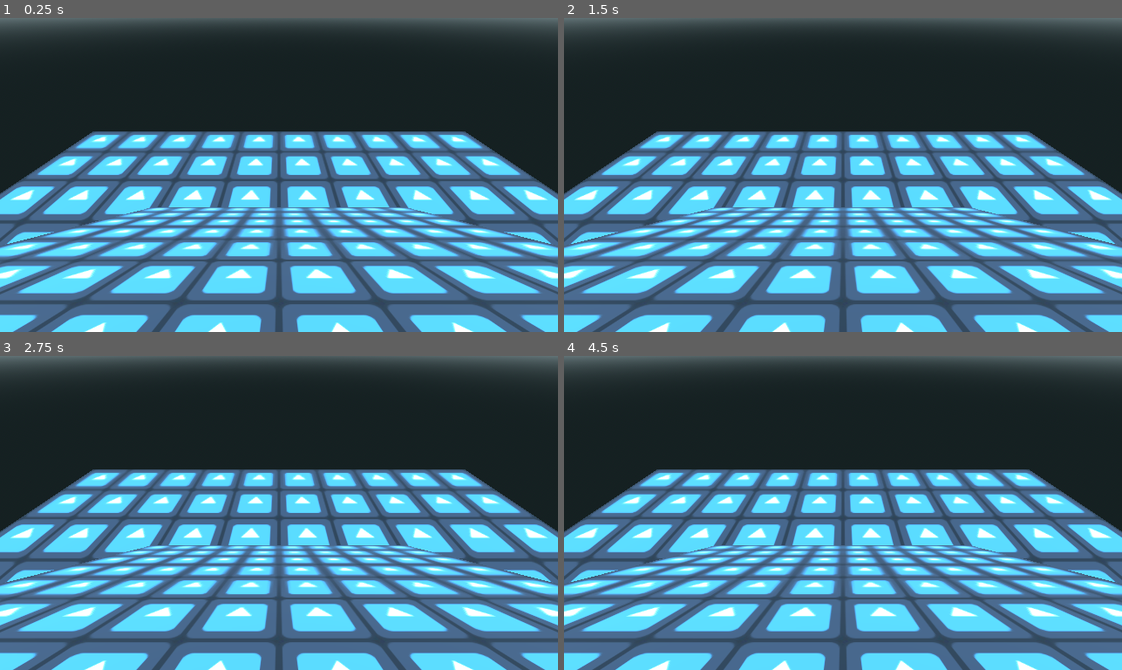
Above: before the commit, frames 1-4 (two rows, left to right).
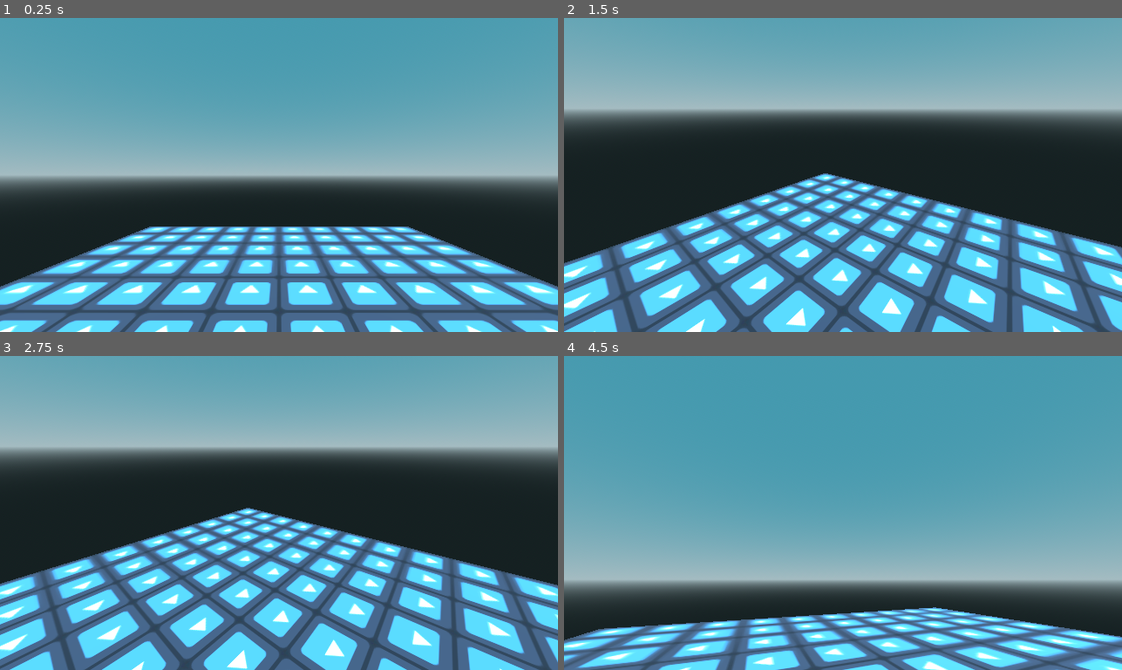
Above: after the commit, the same moments.

Repository: officialErnests/de-ai-ed
Game: Godot game, scene res://scenes/main.tscn
The game is run twice, just before and just after one commit, with the same random seed, the same clock (stepped at 60 frames per second) and the same inputs. The engine's default icon, where the game draws it, is replaced by a stand-in: a white triangle on a blue panel in a dark square.
Inputs (mouse positions are in pixels of both pictures, inside the frame that each line leads up to):
- Up to frame 1 (0.25 s): no input
- Up to frame 2 (1.5 s): tap Enter at 0.5 s; move the mouse to (965, 159) at 0.52 s; press the mouse at (965, 159) at 0.53 s; hold D (movement_right, bound only after the commit) 0.53-1.28 s; right-click (965, 159) at 0.8 s; move the mouse to (731, 190) at 1.27 s; release the mouse at (731, 190) at 1.28 s; hold S (movement_backward, bound only after the commit) from 1.28 s (still down); right-click (731, 190) at 1.35 s
- Up to frame 3 (2.75 s): click (167, 528) at 1.55 s; move the mouse to (334, 443) at 2.02 s; release S (movement_backward, bound only after the commit) at 2.03 s; press the mouse at (334, 443) at 2.03 s; hold D (movement_right, bound only after the commit) from 2.03 s (still down); right-click (334, 443) at 2.3 s
- Up to frame 4 (4.5 s): move the mouse to (815, 575) at 2.77 s; release D (movement_right, bound only after the commit) at 2.78 s; release the mouse at (815, 575) at 2.78 s; hold W (movement_forward, bound only after the commit) 2.78-3.53 s; right-click (815, 575) at 2.85 s; click (815, 575) at 3.05 s; move the mouse to (1010, 560) at 3.52 s; press the mouse at (1010, 560) at 3.53 s; hold A (movement_left, bound only after the commit) from 3.53 s (still down); right-click (1010, 560) at 3.8 s; move the mouse to (675, 465) at 4.27 s; release the mouse at (675, 465) at 4.28 s; right-click (675, 465) at 4.35 s

The runs differ from the first frame. In frame 1, 91% of the frame differs, in the area x 0-100%, y 0-100%; in frame 2, 83%; in frame 3, 82%; in frame 4, 95%.

Commit message:
Cam movement

Diff:
--- a/project.godot
+++ b/project.godot
@@ -25,6 +25,39 @@
 
 enabled=PackedStringArray("res://addons/godot_super-wakatime/plugin.cfg")
 
+[input]
+
+l_click={
+"deadzone": 0.2,
+"events": [Object(InputEventMouseButton,"resource_local_to_scene":false,"resource_name":"","device":-1,"window_id":0,"alt_pressed":false,"shift_pressed":false,"ctrl_pressed":false,"meta_pressed":false,"button_mask":1,"position":Vector2(669, 27),"global_position":Vector2(678, 75),"factor":1.0,"button_index":1,"canceled":false,"pressed":true,"double_click":false,"script":null)
+]
+}
+r_click={
+"deadzone": 0.2,
+"events": [Object(InputEventMouseButton,"resource_local_to_scene":false,"resource_name":"","device":-1,"window_id":0,"alt_pressed":false,"shift_pressed":false,"ctrl_pressed":false,"meta_pressed":false,"button_mask":2,"position":Vector2(248, 20),"global_position":Vector2(257, 68),"factor":1.0,"button_index":2,"canceled":false,"pressed":true,"double_click":false,"script":null)
+]
+}
+movement_forward={
+"deadzone": 0.2,
+"events": [Object(InputEventKey,"resource_local_to_scene":false,"resource_name":"","device":-1,"window_id":0,"alt_pressed":false,"shift_pressed":false,"ctrl_pressed":false,"meta_pressed":false,"pressed":false,"keycode":0,"physical_keycode":87,"key_label":0,"unicode":119,"location":0,"echo":false,"script":null)
+]
+}
+movement_backward={
+"deadzone": 0.2,
+"events": [Object(InputEventKey,"resource_local_to_scene":false,"resource_name":"","device":-1,"window_id":0,"alt_pressed":false,"shift_pressed":false,"ctrl_pressed":false,"meta_pressed":false,"pressed":false,"keycode":0,"physical_keycode":83,"key_label":0,"unicode":115,"location":0,"echo":false,"script":null)
+]
+}
+movement_left={
+"deadzone": 0.2,
+"events": [Object(InputEventKey,"resource_local_to_scene":false,"resource_name":"","device":-1,"window_id":0,"alt_pressed":false,"shift_pressed":false,"ctrl_pressed":false,"meta_pressed":false,"pressed":false,"keycode":0,"physical_keycode":65,"key_label":0,"unicode":97,"location":0,"echo":false,"script":null)
+]
+}
+movement_right={
+"deadzone": 0.2,
+"events": [Object(InputEventKey,"resource_local_to_scene":false,"resource_name":"","device":-1,"window_id":0,"alt_pressed":false,"shift_pressed":false,"ctrl_pressed":false,"meta_pressed":false,"pressed":false,"keycode":0,"physical_keycode":68,"key_label":0,"unicode":100,"location":0,"echo":false,"script":null)
+]
+}
+
 [rendering]
 
 renderer/rendering_method="gl_compatibility"
--- a/scenes/main.tscn
+++ b/scenes/main.tscn
@@ -1,6 +1,7 @@
-[gd_scene load_steps=8 format=3 uid="uid://btjrdo0mrklry"]
+[gd_scene load_steps=10 format=3 uid="uid://btjrdo0mrklry"]
 
 [ext_resource type="Texture2D" uid="uid://cx0txlsseflw8" path="res://icon.svg" id="1_o5qli"]
+[ext_resource type="Script" uid="uid://ccb5pwd1qkktp" path="res://scripts/camera_movement.gd" id="2_0wfyh"]
 
 [sub_resource type="ProceduralSkyMaterial" id="ProceduralSkyMaterial_o5qli"]
 sky_top_color = Color(0.26750416, 0.6006932, 0.68498224, 1)
@@ -24,6 +25,14 @@
 
 [sub_resource type="WorldBoundaryShape3D" id="WorldBoundaryShape3D_jyhfs"]
 
+[sub_resource type="CylinderMesh" id="CylinderMesh_sugp2"]
+top_radius = 0.1
+bottom_radius = 0.2
+height = 0.5
+radial_segments = 4
+rings = 0
+cap_bottom = false
+
 [node name="main" type="Node3D"]
 
 [node name="WorldEnvironment" type="WorldEnvironment" parent="."]
@@ -42,23 +51,17 @@
 [node name="CollisionShape3D" type="CollisionShape3D" parent="floor/StaticBody3D"]
 shape = SubResource("WorldBoundaryShape3D_jyhfs")
 
-[node name="Floating_cam" type="Camera3D" parent="."]
-transform = Transform3D(1, 0, 0, 0, 0.77395076, 0.6332458, 0, -0.6332458, 0.77395076, 0, 2.5803497, 0)
+[node name="Camera_setup" type="Node3D" parent="."]
+transform = Transform3D(1, 0, 0, 0, 1, 0, 0, 0, 1, 0, 2, 0)
+script = ExtResource("2_0wfyh")
+
+[node name="NeckOrSmthing" type="Node3D" parent="Camera_setup"]
+
+[node name="Dron" type="MeshInstance3D" parent="Camera_setup/NeckOrSmthing"]
+transform = Transform3D(1, 0, 0, 0, -4.371139e-08, -1, 0, 1, -4.371139e-08, 0, 0, 3)
+mesh = SubResource("CylinderMesh_sugp2")
+skeleton = NodePath("../..")
+
+[node name="Floating_cam" type="Camera3D" parent="Camera_setup/NeckOrSmthing/Dron"]
+transform = Transform3D(1, 0, 0, 0, -4.371139e-08, 1, 0, -1, -4.371139e-08, 0, 0, 0)
 current = true
-
-[node name="CanvasLayer" type="CanvasLayer" parent="Floating_cam"]
-
-[node name="SubViewportContainer" type="SubViewportContainer" parent="Floating_cam/CanvasLayer"]
-offset_right = 512.0
-offset_bottom = 512.0
-
-[node name="SubViewport" type="SubViewport" parent="Floating_cam/CanvasLayer/SubViewportContainer"]
-transparent_bg = true
-handle_input_locally = false
-anisotropic_filtering_level = 0
-gui_disable_input = true
-size = Vector2i(640, 360)
-render_target_update_mode = 4
-
-[node name="Camera3D" type="Camera3D" parent="Floating_cam/CanvasLayer/SubViewportContainer/SubViewport"]
-transform = Transform3D(1, 0, 0, 0, 1, 0, 0, 0, 1, 0, 1.2703743, 3.0424364)
--- a/scripts/camera_movement.gd
+++ b/scripts/camera_movement.gd
@@ -3,9 +3,48 @@
 
 # Called when the node enters the scene tree for the first time.
 func _ready() -> void:
-	pass # Replace with function body.
+	Input.mouse_mode = Input.MOUSE_MODE_CAPTURED
 
+const MOUSE_SENSITIVITY = 1
 
-# Called every frame. 'delta' is the elapsed time since the previous frame.
-func _process(delta: float) -> void:
-	pass
+func _input(event):
+	if event.is_action_pressed("r_click"):
+		if Input.mouse_mode == Input.MOUSE_MODE_VISIBLE:
+			Input.mouse_mode = Input.MOUSE_MODE_CAPTURED
+		else:
+			Input.mouse_mode = Input.MOUSE_MODE_VISIBLE
+	if event.is_action_pressed("l_click"):
+		if Input.mouse_mode != Input.MOUSE_MODE_VISIBLE:
+			Input.mouse_mode = Input.MOUSE_MODE_VISIBLE
+	if event is InputEventMouseMotion and Input.get_mouse_mode() == Input.MOUSE_MODE_CAPTURED:
+		$NeckOrSmthing.rotate_x(deg_to_rad(event.relative.y * MOUSE_SENSITIVITY * -1))
+		rotate_y(deg_to_rad(event.relative.x * MOUSE_SENSITIVITY * -1))
+
+		var camera_rot = $NeckOrSmthing.rotation_degrees
+		camera_rot.x = clamp(camera_rot.x, -90, 90)
+		$NeckOrSmthing.rotation_degrees = camera_rot
+
+func _process(delta):
+	var cam_xform = get_global_transform()
+
+	var input_movement_vector = Vector2()
+	var dir = Vector3()
+
+	if Input.is_action_pressed("movement_forward"):
+		input_movement_vector.y += 1
+	if Input.is_action_pressed("movement_backward"):
+		input_movement_vector.y -= 1
+	if Input.is_action_pressed("movement_left"):
+		input_movement_vector.x -= 1
+	if Input.is_action_pressed("movement_right"):
+		input_movement_vector.x += 1
+
+	input_movement_vector = input_movement_vector.normalized()
+
+	# Basis vectors are already normalized.
+	dir += -cam_xform.basis.z * input_movement_vector.y
+	dir += cam_xform.basis.x * input_movement_vector.x
+
+	dir.y = 0
+	dir = dir.normalized()
+	position += dir * delta
